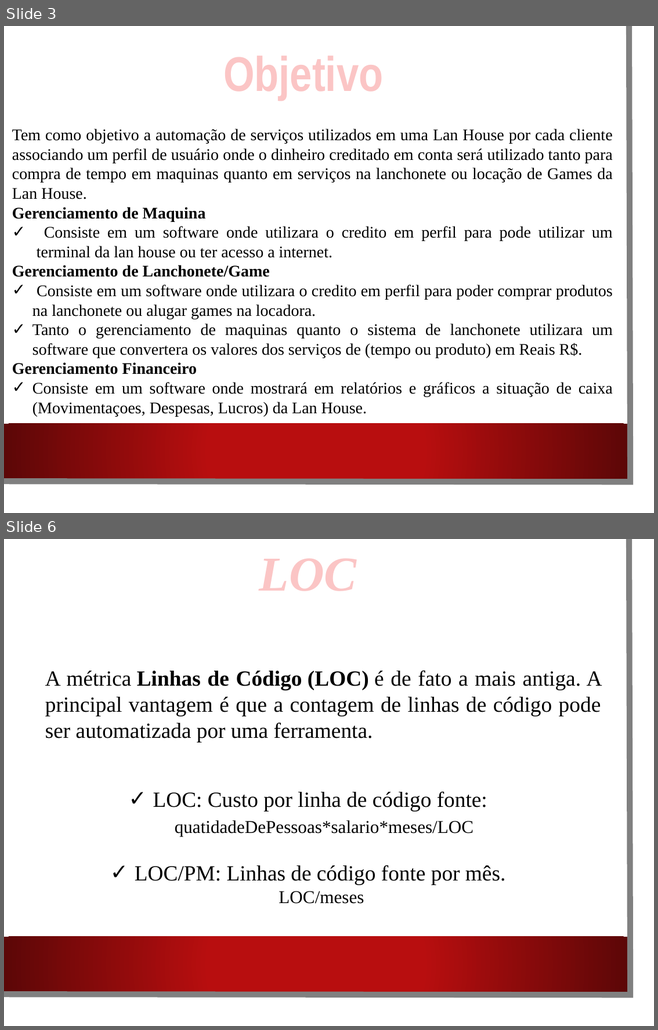
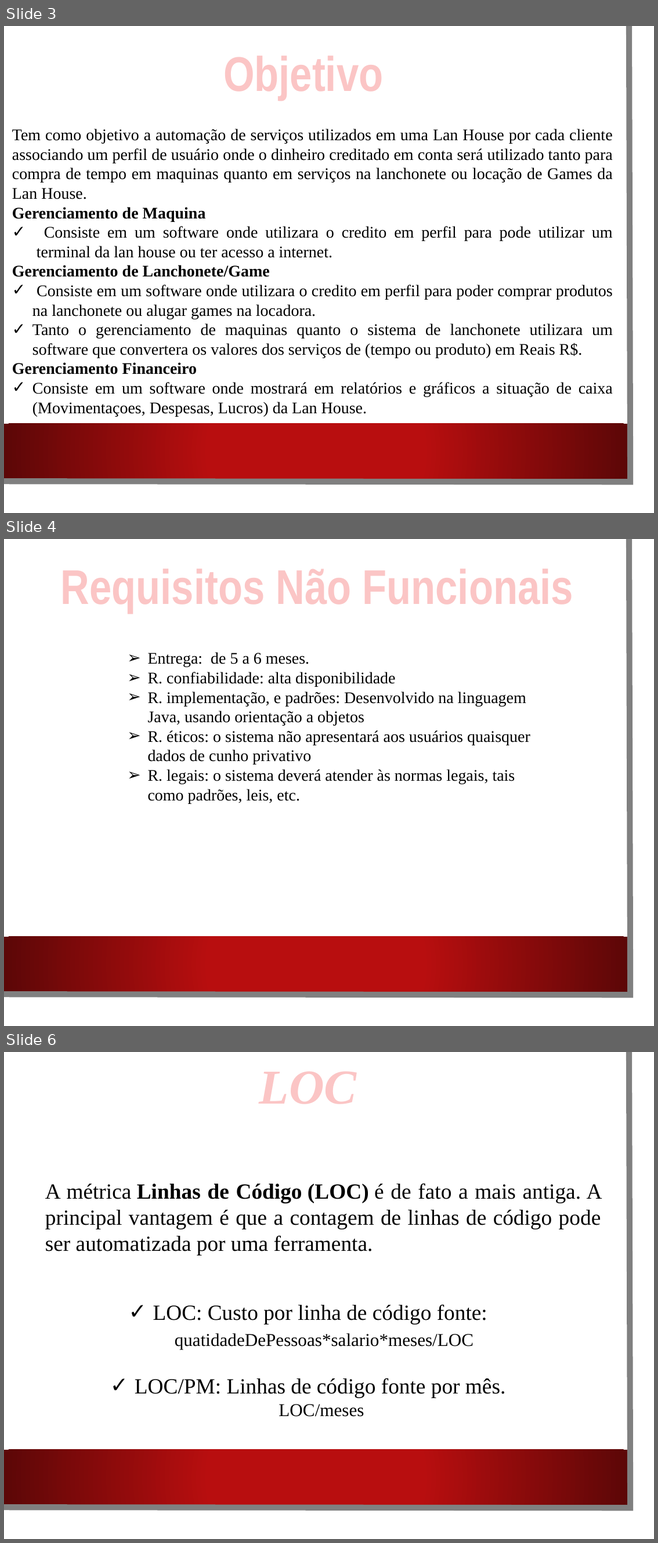
Before and after one commit to CarlitonPedrosa/Lan-House---Projeto, a slide deck: Trabalho.pptx. Shown one above the other, each under a label of ours: slides 3 and 6 before the commit, slides 3, 4 and 6 after it; the slides between them are not shown. The pictures are 658x1030 and 658x1543 pixels, drawn with LibreOffice and Linux fonts; fonts in the diff are those of the drawing; background and template pictures are left out. Boxes give left, top, right and bottom in pixels: in the first picture for what was removed or moved away, otherwise in the second. Text is boxed around its words. In the diff, an @@ line names an element or a change of style, - is before the commit and + after.

```diff
--- a/Trabalho.pptx
+++ b/Trabalho.pptx
@@ slide 4 added at [4, 539, 654, 1026], background picture (left out); not listed: 3 template elements that a slide beside it also shows @@
@@ text added at [61, 569, 573, 613], 54 pt, text pattern #B80E0F on #FBC5C5, bold @@
+Requisitos Não Funcionais
@@ text added at [148, 652, 530, 803], 18 pt, text #000000 @@
+  ➢ Entrega: de 5 a 6 meses.
+  ➢ R. confiabilidade: alta disponibilidade
+  ➢ R. implementação, e padrões: Desenvolvido na linguagem Java, usando orientação a objetos
+  ➢ R. éticos: o sistema não apresentará aos usuários quaisquer dados de cunho privativo
+  ➢ R. legais: o sistema deverá atender às normas legais, tais como padrões, leis, etc.
```
Also in this commit, not shown: 2 slides changed, 1 slide removed, 2 other files.
